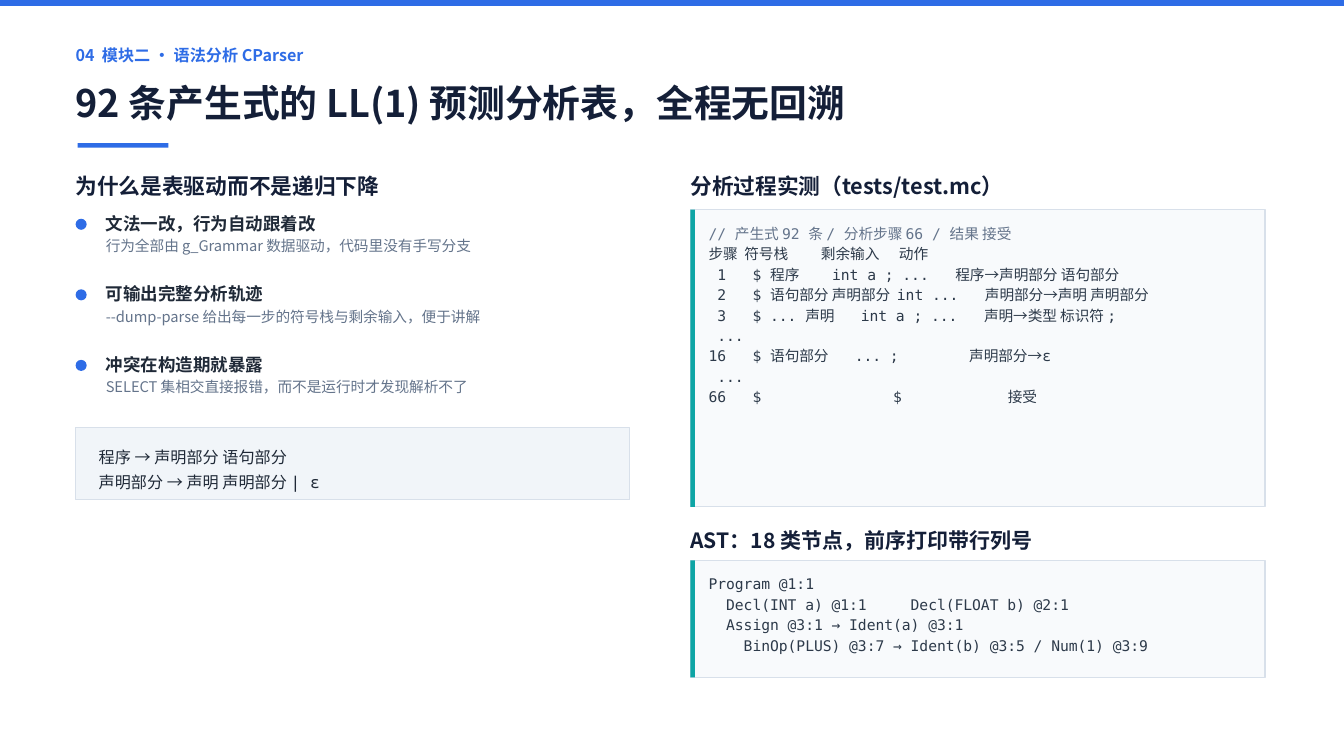
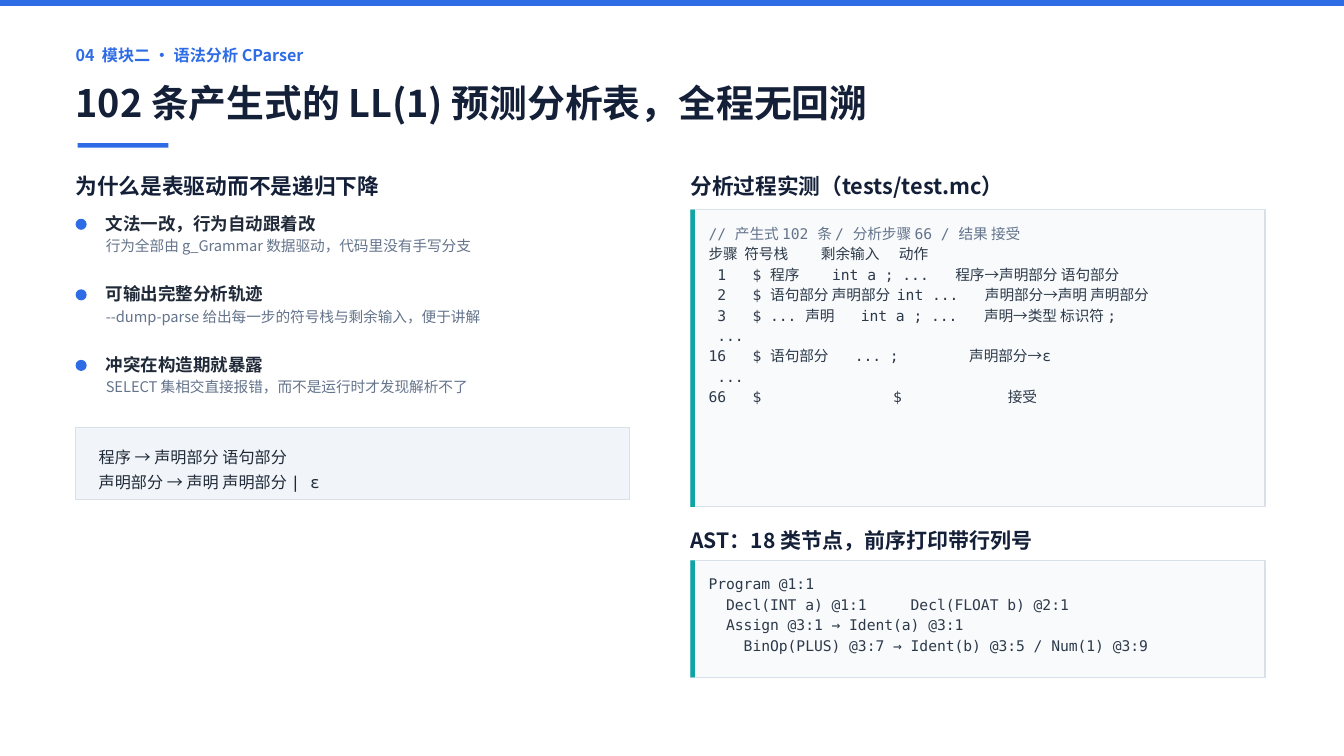
Before and after one commit to 9527-qincheng/MiniCCompiler, a slide deck: slide 5 of docs/MiniC编译器_答辩演示.pptx. Drawn at 1344x756 pixels with LibreOffice and Linux fonts; fonts in the diff are those of the drawing. Boxes give left, top, right and bottom in pixels: in the first picture for what was removed or moved away, otherwise in the second. Text is boxed around its words. In the diff, an @@ line names an element or a change of style, - is before the commit and + after.

```diff
--- a/docs/MiniC编译器_答辩演示.pptx
+++ b/docs/MiniC编译器_答辩演示.pptx
@@ text at bbox=[76, 84, 868, 125]: text changed @@
-92 条产生式的 LL(1) 预测分析表，全程无回溯
+102 条产生式的 LL(1) 预测分析表，全程无回溯
@@ text at bbox=[735, 226, 1020, 240]: text changed @@
-// 产生式 92 条 / 分析步骤 66 / 结果 接受
+// 产生式 102 条 / 分析步骤 66 / 结果 接受
```
Also in this commit, not shown: 5 other slides changed, 5 other files.
